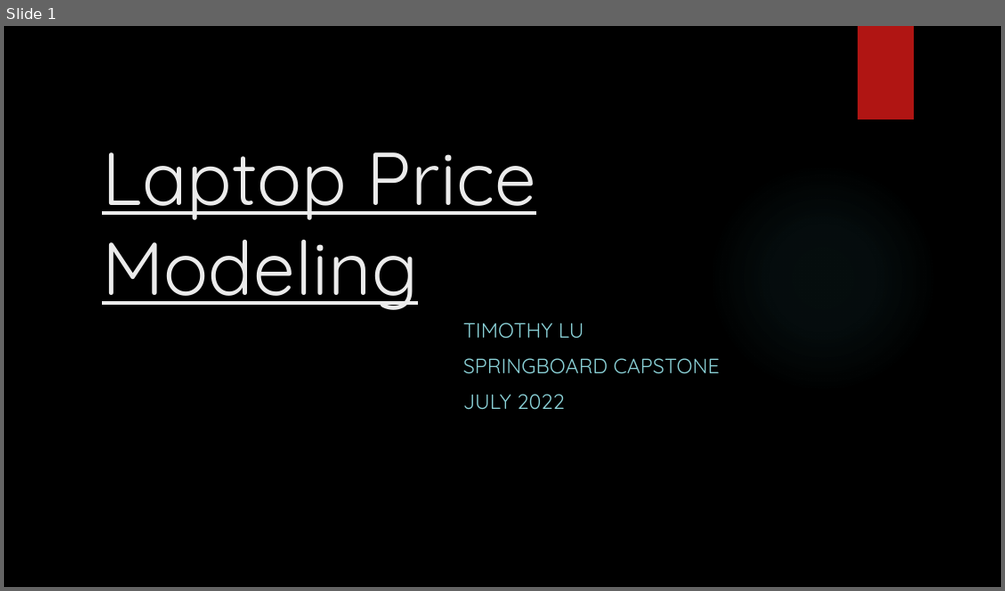
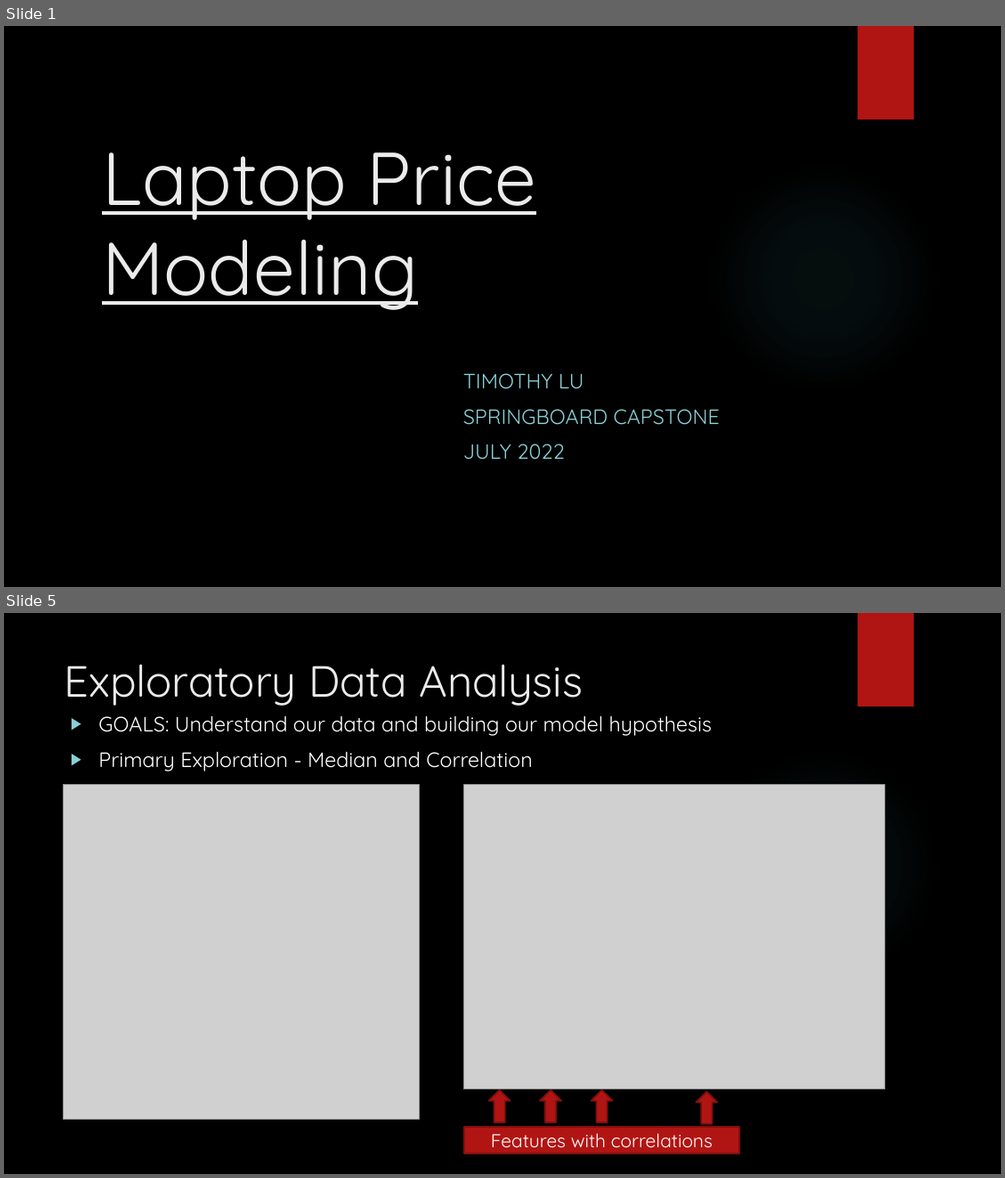
Before and after one commit to lutimoth/LaptopPriceModeling, a slide deck: reports and metrics/Laptop_Capstone_Presentation.pptx. Shown one above the other, each under a label of ours: slide 1 before the commit, slides 1 and 5 after it; the slides between them are not shown. The pictures are 1005x591 and 1005x1178 pixels, drawn with LibreOffice and Linux fonts; fonts in the diff are those of the drawing; grey boxes stand for pictures; background and template pictures are left out. Boxes give left, top, right and bottom in pixels: in the first picture for what was removed or moved away, otherwise in the second. Text is boxed around its words. In the diff, an @@ line names an element or a change of style, - is before the commit and + after.

Commit message:
Updating for final submission
Created graph image for XGBoost tree, finished final powerpoint, created some other images, updated the Laptop Pricing Model notebook for more detail and cluster understanding

```diff
--- a/reports and metrics/Laptop_Capstone_Presentation.pptx
+++ b/reports and metrics/Laptop_Capstone_Presentation.pptx
@@ slide 5 added at (4, 613, 1001, 1174), background picture (left out); not listed: 2 template elements that a slide beside it also shows @@
@@ title added at (65, 664, 582, 706), 42 pt, text #EBEBEB @@
+Exploratory Data Analysis
@@ text added at (98, 715, 712, 771), 20 pt, text #FFFFFF @@
+▶ GOALS: Understand our data and building our model hypothesis
+▶ Primary Exploration - Median and Correlation
@@ picture added at (63, 784, 419, 1119) @@
@@ picture added at (464, 784, 885, 1088) @@
@@ up arrow added at (488, 1090, 510, 1122), fill #B01513, outline #82100E 1.5 pt @@
@@ up arrow added at (540, 1090, 562, 1122), fill #B01513, outline #82100E 1.5 pt @@
@@ up arrow added at (591, 1090, 613, 1122), fill #B01513, outline #82100E 1.5 pt @@
@@ up arrow added at (696, 1092, 718, 1124), fill #B01513, outline #82100E 1.5 pt @@
@@ rectangle added at (464, 1127, 739, 1153), fill #B01513, outline #82100E 1.5 pt, 18 pt, text #FFFFFF @@
+Features with correlations
@@ slide 1 changed as well @@
@@ subtitle "TIMOTHY LU": place and size @@
-subtitle "TIMOTHY LU" at (463, 322, 720, 410)
+subtitle "TIMOTHY LU" at (463, 373, 720, 459)
```
Also in this commit, not shown: 7 other slides changed, 7 other slides added, 6 slides removed, 5 other files.
